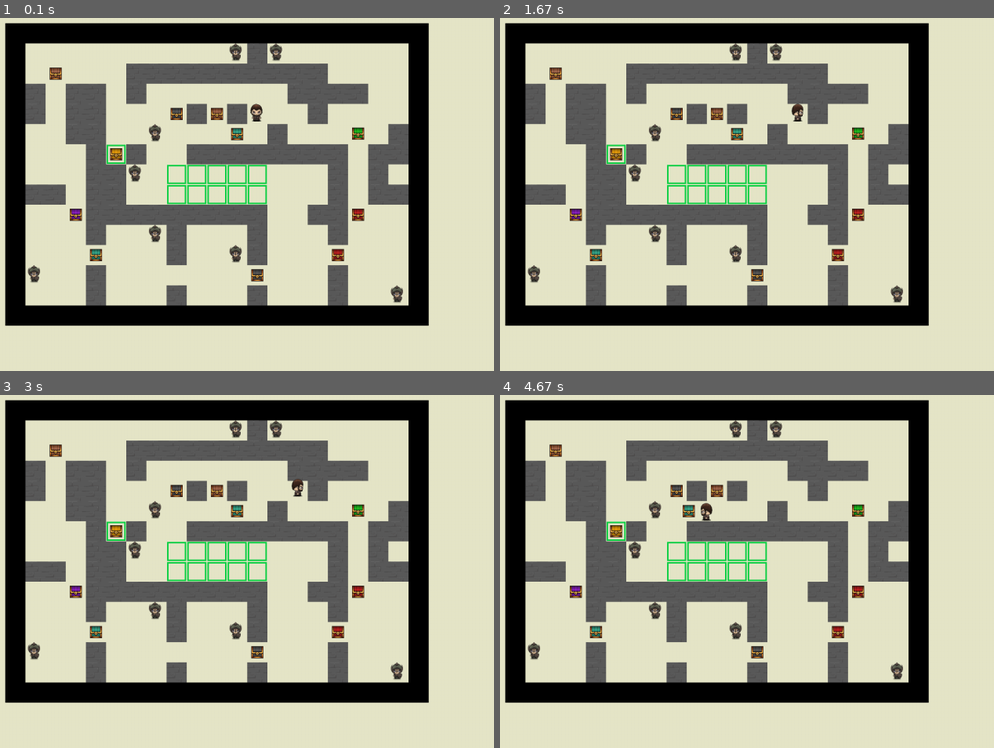
Above: before the commit, frames 1-4 (two rows, left to right).
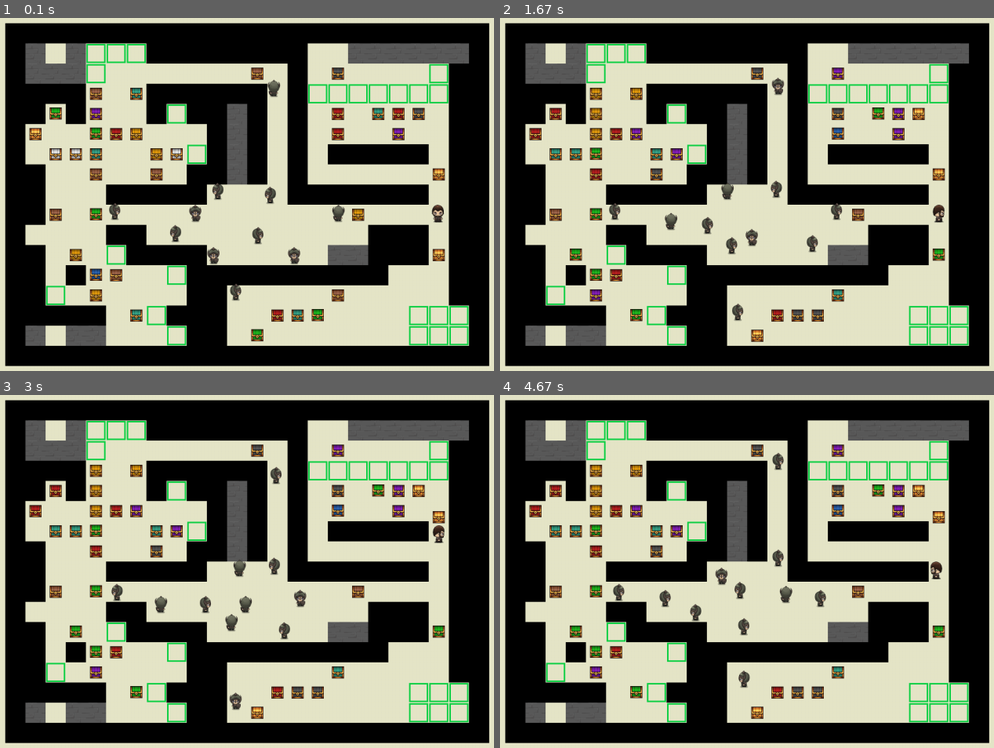
Above: after the commit, the same moments.

Repository: OnlyAoiKunie/sokoban-pygame
Game: pygame game, started from main.py
Two runs of this game, one before a commit and one after it. Both use one fixed random seed, a clock stepped at 60 frames per second and the inputs below.
Inputs:
- Up to frame 1 (0.1 s): no input
- Up to frame 2 (1.67 s): hold Space 0.33-0.8 s; hold Right 0.33-0.8 s; hold R 0.83-1.3 s; hold Right 0.83-1.3 s; hold Esc from 1.33 s (still down); hold Right from 1.33 s (still down)
- Up to frame 3 (3 s): release Esc at 1.8 s; release Right at 1.8 s; hold Up 2.33-2.8 s; hold Right from 2.83 s (still down)
- Up to frame 4 (4.67 s): release Right at 3.3 s; hold Left 3.33-3.87 s; hold Down 3.9-4.2 s; hold Left 4.23-4.63 s

The runs differ from the first frame. In frame 1, 59% of the frame differs, in the area x 0-100%, y 1-99%; in frame 2, 59%; in frame 3, 59%; in frame 4, 59%.

Commit message:
implement police movement, bullet and player

Diff:
--- a/element/box.py
+++ b/element/box.py
@@ -18,16 +18,14 @@
 
     def move(self, delta_x, delta_y, world):
         super().move(delta_x, delta_y)
-        if self.is_collide(world):
+        if self.__is_collide(world):
             super().move(-delta_x, -delta_y)
 
-    def is_collide(self, world):
+    def __is_collide(self, world):
         box_x, box_y = super().pos()
         for item in world:
             # 比對到自己則跳過
-            if item.pos() == self.pos():
-                continue
-            if isinstance(item, Goal):
+            if item is self or isinstance(item, Goal):
                 continue
             item_x, item_y = item.pos()
             if abs(item_x - box_x) < consts.GAP and abs(item_y - box_y) < consts.GAP:
--- a/element/bullet.py
+++ b/element/bullet.py
@@ -1,4 +1,7 @@
 from element.obj import Object
+from element.player import Player
+from element.police import Police
+from element.goal import Goal
 from element import consts, direction
 from pygame import image
 
@@ -20,9 +23,23 @@
         elif self.__direction == direction.RIGHT:
             self.__movement = (self.__velocity, 0)
 
-    def update(self):
+    def update(self, world: list):
         delta_x, delta_y = self.__movement
         super().move(delta_x, delta_y)
+        self.__check_collide(world)
+
+    def __check_collide(self, world: list):
+        bullet_x, bullet_y = self.pos()
+        for item in world:
+            # 不跟自己比較
+            if item is self or isinstance(item, Player) or isinstance(item, Goal):
+                continue
+            item_x, item_y = item.pos()
+            if abs(item_x - bullet_x) < consts.GAP and abs(item_y - bullet_y) < consts.GAP:
+                world.remove(self)
+                if isinstance(item, Police):
+                    world.remove(item)
+                return
 
 if __name__ == "__main__":
     pass
--- a/element/consts.py
+++ b/element/consts.py
@@ -1,5 +1,9 @@
-IMG_SIZE = 40
-GAP = 36
+IMG_SIZE = 40 # pixel
+GAP = IMG_SIZE - 4 # pixel
 
-BULLET_VELOCITY = 10
-PLAYER_VELOCITY = 4
+BULLET_VELOCITY = 10 # pixel
+PLAYER_VELOCITY = 4 # pixel
+POLICE_VELOCITY = 4
+
+BULLET_COOLDOWN = 0.2 # sec
+KEY_COOLDOWN = 0.5
--- a/element/direction.py
+++ b/element/direction.py
@@ -1,4 +1,9 @@
+import random
+
 UP = 0
 DOWN = 1
 LEFT = 2
 RIGHT = 3
+
+def random_dir():
+    return random.randint(0, 3)
--- a/element/player.py
+++ b/element/player.py
@@ -5,17 +5,19 @@
 from element import consts
 from element import direction
 
+import time
+
 up_imgs = []
 down_imgs = []
 left_imgs = []
 right_imgs = []
 
 for i in range(3):
-    img = image.load("imgs/player/up_" + str(i) + ".png")
+    img = image.load(f"imgs/player/up_{i}.png")
     up_imgs.append(img)
-    img = image.load("imgs/player/down_" + str(i) + ".png")
+    img = image.load(f"imgs/player/down_{i}.png")
     down_imgs.append(img)
-    img = image.load("imgs/player/right_" + str(i) + ".png")
+    img = image.load(f"imgs/player/right_{i}.png")
     right_imgs.append(img)
     img = transform.flip(img, True, False)
     left_imgs.append(img)
@@ -29,28 +31,42 @@
         self.__skin = skin
         self.__dir = direction.DOWN
         super().set_img(self.__img())
+        self.__cooldown = time.time()
 
     def set_dir(self, direction):
         self.__dir = direction
         super().set_img(self.__img())
 
+    def direction(self):
+        return self.__dir
+
     def add_ammo(self, delta):
         self.__ammo += delta
 
-    def ammos(self):
+    def shoot(self) -> bool:
+        if self.__ammo < 0:
+            return False
+        now = time.time()
+        if now - self.__cooldown > consts.BULLET_COOLDOWN:
+            self.__cooldown = now
+            self.__ammo -= 1
+            return True
+        return False
+
+    def ammos(self) -> int:
         return self.__ammo
 
-    def move(self, delta_x, delta_y, world):
+    def move(self, delta_x, delta_y, world: list):
         super().move(delta_x, delta_y)
-        if self.is_collide(world, delta_x, delta_y):
+        if self.__is_collide(world, delta_x, delta_y):
             super().move(-delta_x, -delta_y)
 
-    def is_collide(self, world, delta_x, delta_y):
+    def __is_collide(self, world: list, delta_x, delta_y) -> bool:
         player_x, player_y = super().pos()
         for item in world:
+            if item is self or isinstance(item, Goal):
+                continue
             item_x, item_y = item.pos()
-            if isinstance(item, Player) or isinstance(item, Goal):
-                continue
             if abs(item_x - player_x) < consts.GAP and abs(item_y - player_y) < consts.GAP:
                 # 碰撞到的是箱子的情況
                 if isinstance(item, Box):
--- a/element/police.py
+++ b/element/police.py
@@ -1,6 +1,7 @@
 from element.obj import Object
 from pygame import image, transform
 from element import direction
+from element import consts
 
 imgs = [ _ for _ in range(4) ]
 
@@ -18,10 +19,39 @@
         super().__init__(x, y)
         self.__dir = direction.DOWN
         super().set_img(self.__img())
+        self.__velocity = consts.POLICE_VELOCITY
 
     def set_dir(self, direction):
         self.__dir = direction
         super().set_img(self.__img())
+
+    # 移動
+    def update(self, world: list):
+        current = direction.random_dir()
+        self.set_dir(current)
+        if self.__dir == direction.DOWN:
+            move_x, move_y = 0, self.__velocity
+        elif self.__dir == direction.UP:
+            move_x, move_y = 0, -self.__velocity
+        elif self.__dir == direction.LEFT:
+            move_x, move_y = -self.__velocity, 0
+        elif self.__dir == direction.RIGHT:
+            move_x, move_y = self.__velocity, 0
+        else:
+            move_x, move_y = 0, 0
+        super().move(move_x, move_y)
+        if self.__is_collide(world):
+            super().move(-move_x, -move_y)
+
+    def __is_collide(self, world: list) -> bool:
+        police_x, police_y = super().pos()
+        for item in world:
+            if item is self:
+                continue
+            item_x, item_y = item.pos()
+            if abs(item_x - police_x) < consts.GAP and abs(item_y - police_y) < consts.GAP:
+                return True
+        return False
 
     def __img(self):
         return imgs[self.__dir]
--- a/main.py
+++ b/main.py
@@ -1,83 +1,128 @@
 import pygame
+import time
+
 import element
+import maps
 
 # bg_r = pygame.transform.scale(bg_r, (img_width, img_height))
 
-def main(map_):
-    pygame.init()  # 初始化pygame
-    width, height = 1400, 800  # 設定視窗大小
 
-    game_display = pygame.display.set_mode((width,height))
-    ticker = pygame.time.Clock()
-    background = (230, 230, 200) # 背景顏色
+class Game():
 
-    world, player = build_map(map_)
+    def __init__(self, level):
+        pygame.init()  # 初始化pygame
+        width, height = 1400, 800  # 設定視窗大小
+        self.game_display = pygame.display.set_mode((width, height))
+        self.ticker = pygame.time.Clock()
+        self.background = (230, 230, 200)  # 背景顏色
+        self.level = level
+        self.map_ = maps.get_map(level)
+        self.build_world()
+        self.key_cooldown = time.time()
 
-    in_game = True
-    while in_game:
-        events = pygame.event.get()
-        for event in events:
-            if event.type == pygame.QUIT:
-                in_game = False
+    def run_game(self):
+        in_game = True
+        while in_game:
+            events = pygame.event.get()
+            for event in events:
+                if event.type == pygame.QUIT:
+                    in_game = False
 
-        game_display.fill(background)
-        draw_world(world, game_display)
-        game_display.blit(player.img(), player.pos())
+            self.game_display.fill(self.background)
+            self.update_world()
+            self.draw_world()
+            self.game_display.blit(self.player.img(), self.player.pos())
 
-        pygame.display.update()
-        ticker.tick(60) # 60 fps
+            pygame.display.update()
+            self.ticker.tick(60)  # 60 fps
 
-        # 按鍵輸入處理
+            self.key_handle()
+
+        pygame.quit()
+
+    # 按鍵輸入處理
+    def key_handle(self):
         keys = pygame.key.get_pressed()
+
+        # player movement
         if keys[pygame.K_UP]:
-            player.move(0, -element.consts.PLAYER_VELOCITY, world)
-            player.set_dir(element.direction.UP)
+            self.player.move(0, -element.consts.PLAYER_VELOCITY, self.world)
+            self.player.set_dir(element.direction.UP)
         elif keys[pygame.K_DOWN]:
-            player.move(0, element.consts.PLAYER_VELOCITY, world)
-            player.set_dir(element.direction.DOWN)
+            self.player.move(0, element.consts.PLAYER_VELOCITY, self.world)
+            self.player.set_dir(element.direction.DOWN)
         elif keys[pygame.K_LEFT]:
-            player.move(-element.consts.PLAYER_VELOCITY, 0, world)
-            player.set_dir(element.direction.LEFT)
+            self.player.move(-element.consts.PLAYER_VELOCITY, 0, self.world)
+            self.player.set_dir(element.direction.LEFT)
         elif keys[pygame.K_RIGHT]:
-            player.move(element.consts.PLAYER_VELOCITY, 0, world)
-            player.set_dir(element.direction.RIGHT)
+            self.player.move(element.consts.PLAYER_VELOCITY, 0, self.world)
+            self.player.set_dir(element.direction.RIGHT)
 
-    pygame.quit()
+        # game restart
+        if keys[pygame.K_r]:
+            now = time.time()
+            if now - self.key_cooldown > element.consts.KEY_COOLDOWN:
+                self.restart()
+                self.key_cooldown = now
 
-# 建構地圖
-def build_map(map_: str):
-    world = []
+        # game pause
+        # todo
+        if keys[pygame.K_ESCAPE]:
+            pass
 
-    x, y = 0, 0
-    for i, v in enumerate(map_):
-        if v == "\n":
-            y += 40
-            x = 0
-        elif v == "H":
-            world.append(element.Border(x, y))
-        elif v == "#":
-            world.append(element.Wall(x, y))
-        elif v == ".":
-            world.append(element.Goal(x, y))
-        elif v == "$":
-            world.append(element.Box(x, y))
-        elif v == "%":
-            world.append(element.Goal(x, y))
-            world.append(element.Box(x, y))
-        elif v == "!":
-            world.append(element.Police(x, y))
-        elif v == "@":
-            temp = element.Player(x, y, 0)
-            world.append(temp)
-        x += 40
+        # player attack
+        if keys[pygame.K_SPACE]:
+            if self.player.shoot():
+                player_x, player_y = self.player.pos()
+                player_dir = self.player.direction()
+                self.world.append(element.Bullet(
+                    player_x, player_y, player_dir))
 
-    return world, temp
+    # 建構地圖
+    def build_world(self):
+        self.world = []
 
-# 畫在螢幕
-def draw_world(world, game_display):
-    for obj in world:
-        game_display.blit(obj.img(), obj.pos())
+        x, y = 0, 0
+        for i, v in enumerate(self.map_):
+            if v == "\n":
+                y += 40
+                x = 0
+            elif v == "H":
+                self.world.append(element.Border(x, y))
+            elif v == "#":
+                self.world.append(element.Wall(x, y))
+            elif v == ".":
+                self.world.append(element.Goal(x, y))
+            elif v == "$":
+                self.world.append(element.Box(x, y))
+            elif v == "%":
+                self.world.append(element.Goal(x, y))
+                self.world.append(element.Box(x, y))
+            elif v == "!":
+                self.world.append(element.Police(x, y))
+            elif v == "@":
+                self.player = element.Player(x, y, 0)
+                self.world.append(self.player)
+            x += 40
+
+    # 遊戲邏輯處理，更新遊戲狀態
+    def update_world(self):
+        for item in self.world:
+            # 子彈位置更新
+            if isinstance(item, element.Bullet):
+                item.update(self.world)
+            elif isinstance(item, element.Police):
+                item.update(self.world)
+
+    # 畫在螢幕上
+    def draw_world(self):
+        for obj in self.world:
+            self.game_display.blit(obj.img(), obj.pos())
+
+    def restart(self):
+        self.build_world()
+
 
 if __name__ == "__main__":
-    import maps
-    main(maps.get_map(2))
+    game = Game(9)
+    game.run_game()
